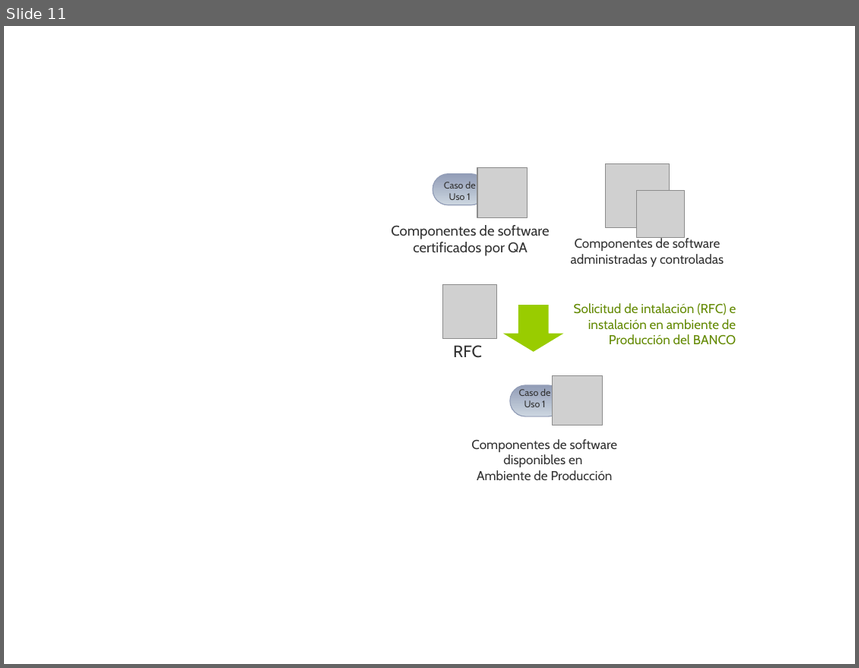
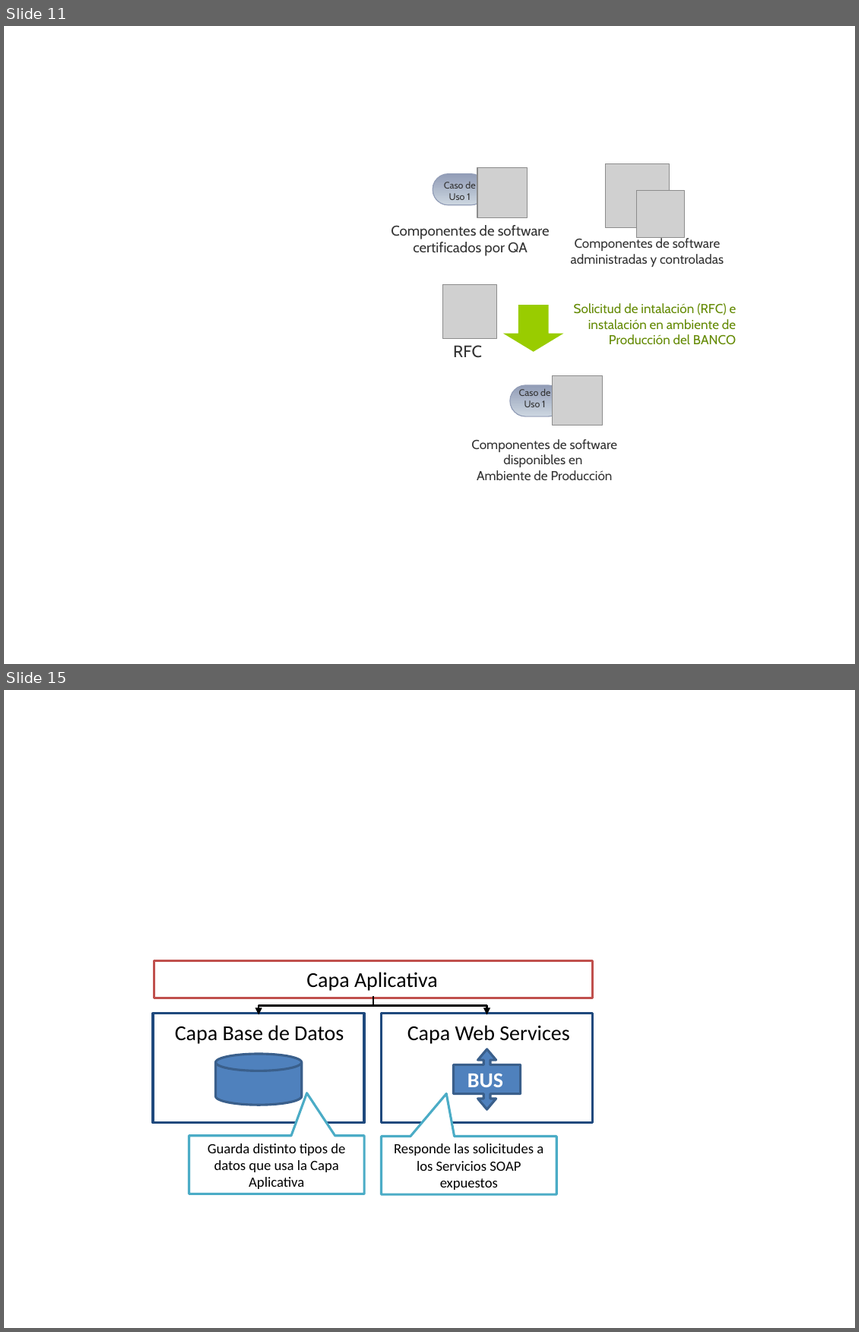
Before and after one commit to SergioCrda/TT2, a slide deck: Metodologia/dibujos.pptx. Shown one above the other, each under a label of ours: slide 11 before the commit, slides 11 and 15 after it; the slides between them are not shown. The pictures are 859x668 and 859x1332 pixels, drawn with LibreOffice and Linux fonts; fonts in the diff are those of the drawing; grey boxes stand for pictures. Boxes give left, top, right and bottom in pixels: in the first picture for what was removed or moved away, otherwise in the second. Text is boxed around its words. In the diff, an @@ line names an element or a change of style, - is before the commit and + after.

```diff
--- a/Metodologia/dibujos.pptx
+++ b/Metodologia/dibujos.pptx
@@ slide 15 added at bbox=[4, 690, 855, 1328], background #FFFFFF @@
@@ rectangle added at bbox=[154, 961, 593, 998], outline #C0504D 2 pt @@
@@ text added at bbox=[306, 972, 438, 991], 18 pt, text #000000 @@
+Capa Aplicativa
@@ elbow arrow added from (373, 996) to (259, 1015), #000000 1.5 pt @@
@@ elbow arrow added from (373, 996) to (487, 1015), #000000 1.5 pt @@
@@ rectangle added at bbox=[153, 1014, 364, 1123], outline #1F497D 2 pt @@
@@ text added at bbox=[175, 1025, 344, 1044], 18 pt, text #000000 @@
+Capa Base de Datos
@@ rectangle added at bbox=[381, 1014, 592, 1123], outline #1F497D 2 pt @@
@@ text added at bbox=[408, 1025, 569, 1044], 18 pt, text #000000 @@
+Capa Web Services
@@ cylinder added at bbox=[216, 1054, 302, 1106], fill #4F81BD, outline #3A5F8C 2 pt @@
@@ left right arrow callout added at bbox=[453, 1049, 521, 1110], fill #4F81BD, outline #3A5F8C 2 pt @@
@@ text added at bbox=[468, 1073, 503, 1087], 18 pt, text #FFFFFF, bold @@
+BUS
@@ speech box added at bbox=[189, 1136, 364, 1194], fill #FFFFFF, outline #4BACC6 2 pt, 12 pt, text #000000 @@
+Guarda distinto tipos de datos que usa la Capa Aplicativa
@@ speech box added at bbox=[381, 1137, 557, 1195], fill #FFFFFF, outline #4BACC6 2 pt, 12 pt, text #000000 @@
+Responde las solicitudes a los Servicios SOAP expuestos
```
Also in this commit, not shown: 3 other slides added, 1 other file.
